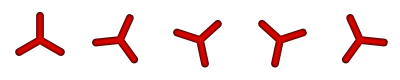
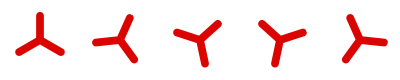
Two versions of the same layered image (w=400, h=80). Layer-by-layer changes:
pixels changed over [15, 12, 388, 68] (layer not identified)
